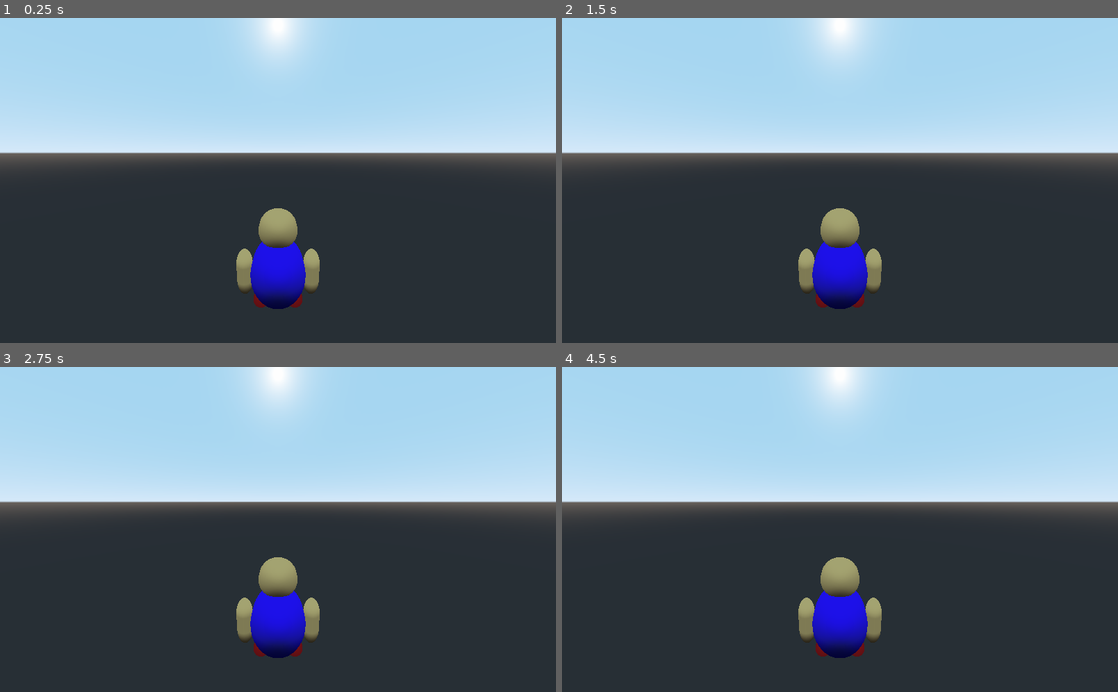
Above: before the commit, frames 1-4 (two rows, left to right).
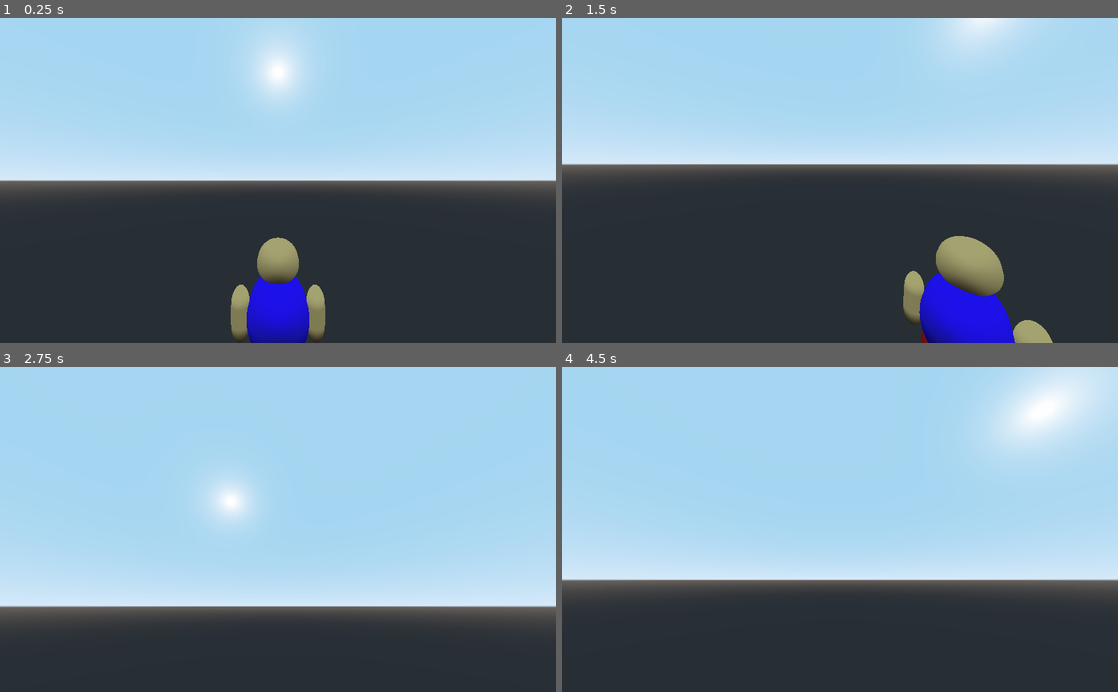
Above: after the commit, the same moments.

Repository: MAILLOTNathan/3d_platformer
Game: Godot game, scene res://assets/Player.tscn
The game is run twice, just before and just after one commit, with the same random seed, the same clock (stepped at 60 frames per second) and the same inputs. The project has no main scene, so this scene is started directly.
Inputs (mouse positions are in pixels of both pictures, inside the frame that each line leads up to):
- Up to frame 1 (0.25 s): no input
- Up to frame 2 (1.5 s): tap Enter at 0.5 s; move the mouse to (962, 164) at 0.52 s; hold D (Right, bound only after the commit) 0.53-1.28 s; hold Shift (Run, bound only after the commit) 0.53-1.28 s; tap Space (Jump, bound only after the commit) at 0.77, 0.8, 1.07, 1.25, 1.35 s; move the mouse to (728, 196) at 1.27 s; hold S (Backward, bound only after the commit) from 1.28 s (still down)
- Up to frame 3 (2.75 s): tap Space (Jump, bound only after the commit) at 1.52, 1.82, 2.3 s; tap Shift (Run, bound only after the commit) at 1.55 s; tap Enter at 2 s; move the mouse to (333, 458) at 2.02 s; release S (Backward, bound only after the commit) at 2.03 s; hold D (Right, bound only after the commit) from 2.03 s (still down); hold Shift (Run, bound only after the commit) from 2.03 s (still down)
- Up to frame 4 (4.5 s): tap Space (Jump, bound only after the commit) at 2.75, 3.02, 3.32, 3.6, 3.77, 4.07, 4.25 s; move the mouse to (812, 594) at 2.77 s; release D (Right, bound only after the commit) at 2.78 s; release Shift (Run, bound only after the commit) at 2.78 s; hold W (Forward, bound only after the commit) 2.78-3.53 s; tap Shift (Run, bound only after the commit) at 2.85, 4.35 s; tap Enter at 3.5 s; move the mouse to (1006, 578) at 3.52 s; hold A (Left, bound only after the commit) from 3.53 s (still down); move the mouse to (673, 480) at 4.27 s

The runs differ from the first frame. In frame 1, 19% of the frame differs, in the area x 0-100%, y 0-100%; in frame 2, 16%; in frame 3, 45%, in the area x 0-100%, y 0-90%; in frame 4, 41%.

Commit message:
player movement and camera

Diff:
--- a/assets/Player.gd
+++ b/assets/Player.gd
@@ -1,16 +1,79 @@
 extends KinematicBody
 
+onready var cam = $Camera
 
-# Declare member variables here. Examples:
-# var a = 2
-# var b = "text"
+export var sensibility = 0.2
+export var min_angle = -80
+export var max_angle = 90
+
+export var speed = 10
+export var WALK_SPEED = 10
+export var RUN_SPEED = 40
+export var acceleration = 50
+export var friction = 20
+
+export var gravity = 100
+export var jump_force = 35
+export var MAX_JUMP = 2
+
+var velocity = Vector3.ZERO
+var move_dir = Vector3.ZERO
+var look_rot = Vector3.ZERO
+
+var count_jump = 0
+
+func _ready():
+	Input.set_mouse_mode(Input.MOUSE_MODE_CAPTURED)
+
+func _physics_process(delta):
+	cam.rotation_degrees.x = look_rot.x
+	if velocity == Vector3.ZERO:
+		rotation_degrees.y = look_rot.y
+	else:
+		cam.rotation_degrees.y = look_rot.y
+
+	if (Input.is_action_just_pressed("Jump")):
+		if count_jump < MAX_JUMP:
+			count_jump += 1
+			velocity.y += jump_force
+	if is_on_floor():
+		count_jump = 0
+	if not is_on_floor():
+		velocity.y -= gravity * delta
 
 
-# Called when the node enters the scene tree for the first time.
-func _ready():
-	pass # Replace with function body.
+	if Input.is_action_pressed("Forward") or Input.is_action_pressed("Backward") or Input.is_action_pressed("Left") or Input.is_action_pressed("Right"):
+		if Input.is_action_pressed("Run"):
+			speed = WALK_SPEED
+		else:
+			speed = RUN_SPEED
+		move_dir.z = Input.get_action_strength("Forward") - Input.get_action_strength("Backward")
+		move_dir.x = Input.get_action_strength("Left") - Input.get_action_strength("Right")
+		move_dir.y = 0
+		velocity.x = lerp(velocity.x, move_dir.x * speed, acceleration * delta)
+		velocity.z = lerp(velocity.z, move_dir.z * speed, acceleration * delta)
+
+		velocity = move_and_slide(velocity, Vector3.UP)
+
+func _input(event):
+	if event is InputEventMouseMotion:
+		look_rot.x -= event.relative.y * sensibility
+		look_rot.x = clamp(look_rot.x, min_angle, max_angle)
+		look_rot.y -= event.relative.x * sensibility
 
 
-# Called every frame. 'delta' is the elapsed time since the previous frame.
-#func _process(delta):
-#	pass
+
+
+
+
+
+
+
+
+
+
+
+
+
+
+# si perso en dessous de y = -20: faire respawn le joueur
--- a/assets/Player.tscn
+++ b/assets/Player.tscn
@@ -1,4 +1,6 @@
-[gd_scene load_steps=17 format=2]
+[gd_scene load_steps=18 format=2]
+
+[ext_resource path="res://assets/Player.gd" type="Script" id=1]
 
 [sub_resource type="CapsuleMesh" id=1]
 
@@ -43,6 +45,7 @@
 
 [node name="Player" type="KinematicBody"]
 transform = Transform( 1, 0, 0, 0, 1, 0, 0, 0, 1, 0, 1.33102, 0 )
+script = ExtResource( 1 )
 
 [node name="Body" type="MeshInstance" parent="."]
 transform = Transform( 0.740779, 0, 0, 0, 1, 0, 0, 0, 0.325214, 0, 0, 0 )
--- a/project.godot
+++ b/project.godot
@@ -17,6 +17,44 @@
 
 common/drop_mouse_on_gui_input_disabled=true
 
+[input]
+
+Forward={
+"deadzone": 0.5,
+"events": [ Object(InputEventKey,"resource_local_to_scene":false,"resource_name":"","device":0,"alt":false,"shift":false,"control":false,"meta":false,"command":false,"pressed":false,"scancode":0,"physical_scancode":87,"unicode":0,"echo":false,"script":null)
+ ]
+}
+Backward={
+"deadzone": 0.5,
+"events": [ Object(InputEventKey,"resource_local_to_scene":false,"resource_name":"","device":0,"alt":false,"shift":false,"control":false,"meta":false,"command":false,"pressed":false,"scancode":0,"physical_scancode":83,"unicode":0,"echo":false,"script":null)
+ ]
+}
+Left={
+"deadzone": 0.5,
+"events": [ Object(InputEventKey,"resource_local_to_scene":false,"resource_name":"","device":0,"alt":false,"shift":false,"control":false,"meta":false,"command":false,"pressed":false,"scancode":0,"physical_scancode":65,"unicode":0,"echo":false,"script":null)
+ ]
+}
+Right={
+"deadzone": 0.5,
+"events": [ Object(InputEventKey,"resource_local_to_scene":false,"resource_name":"","device":0,"alt":false,"shift":false,"control":false,"meta":false,"command":false,"pressed":false,"scancode":0,"physical_scancode":68,"unicode":0,"echo":false,"script":null)
+ ]
+}
+Attack={
+"deadzone": 0.5,
+"events": [ Object(InputEventMouseButton,"resource_local_to_scene":false,"resource_name":"","device":0,"alt":false,"shift":false,"control":false,"meta":false,"command":false,"button_mask":0,"position":Vector2( 0, 0 ),"global_position":Vector2( 0, 0 ),"factor":1.0,"button_index":1,"pressed":false,"doubleclick":false,"script":null)
+ ]
+}
+Jump={
+"deadzone": 0.5,
+"events": [ Object(InputEventKey,"resource_local_to_scene":false,"resource_name":"","device":0,"alt":false,"shift":false,"control":false,"meta":false,"command":false,"pressed":false,"scancode":0,"physical_scancode":32,"unicode":0,"echo":false,"script":null)
+ ]
+}
+Run={
+"deadzone": 0.5,
+"events": [ Object(InputEventKey,"resource_local_to_scene":false,"resource_name":"","device":0,"alt":false,"shift":false,"control":false,"meta":false,"command":false,"pressed":false,"scancode":0,"physical_scancode":16777237,"unicode":0,"echo":false,"script":null)
+ ]
+}
+
 [physics]
 
 common/enable_pause_aware_picking=true
